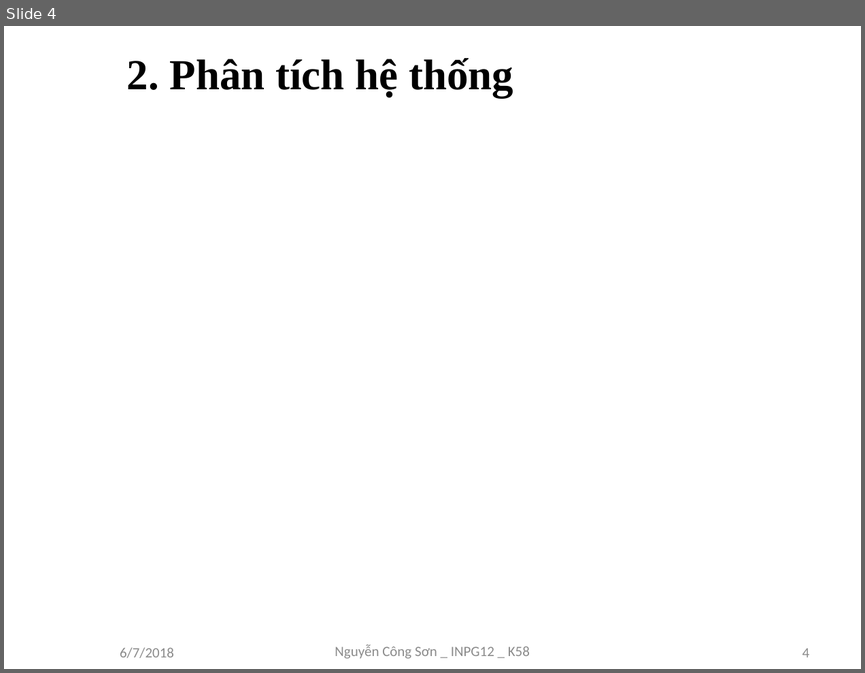
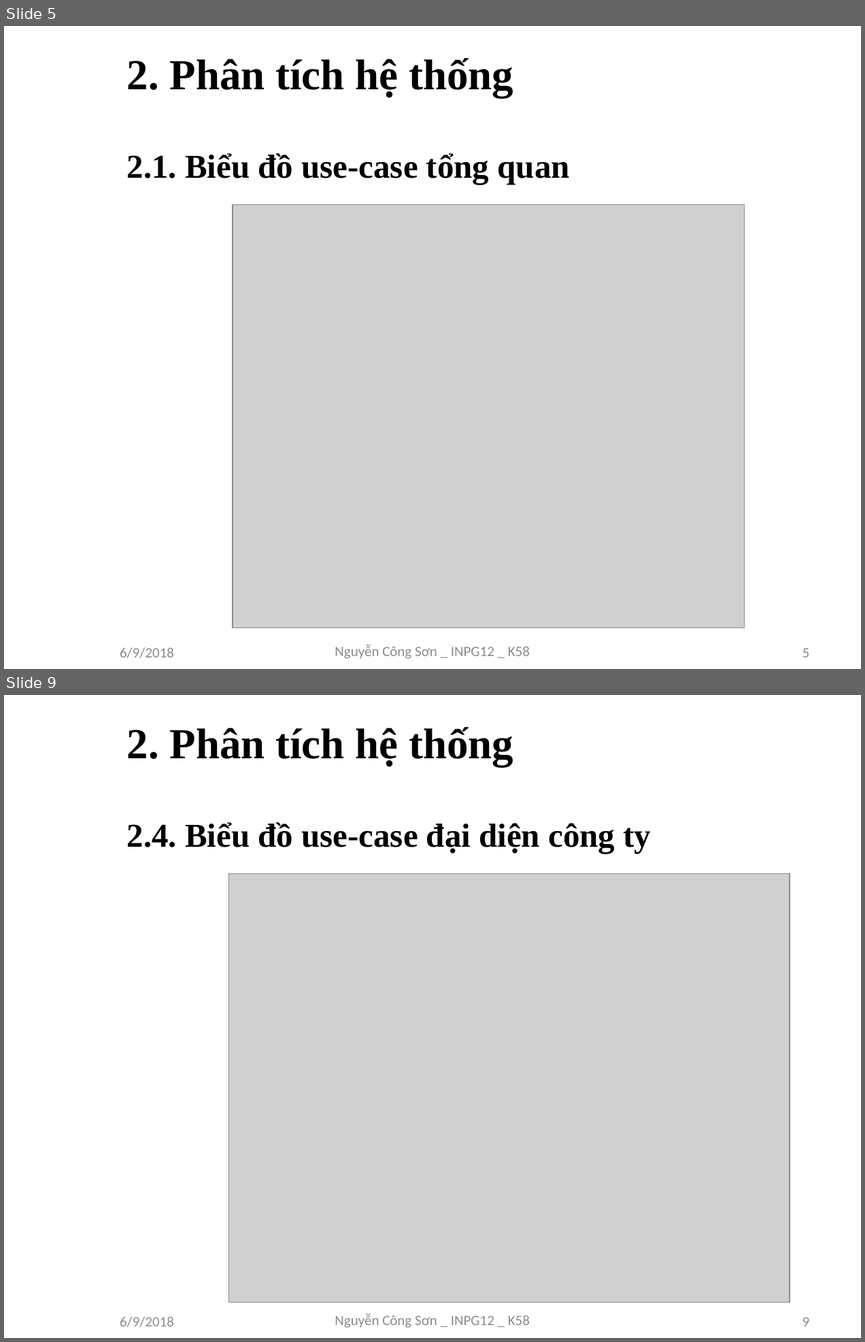
Before and after one commit to sonnc/QT5315, a slide deck: SLIDE ĐỒ ÁN TỐT NGHIỆP.pptx. Shown one above the other, each under a label of ours: slide 4 before the commit, slides 5 and 9 after it; the slides between them are not shown. The pictures are 865x673 and 865x1342 pixels, drawn with LibreOffice and Linux fonts; fonts in the diff are those of the drawing; grey boxes stand for pictures; background and template pictures are left out. Boxes give left, top, right and bottom in pixels: in the first picture for what was removed or moved away, otherwise in the second. Text is boxed around its words. In the diff, an @@ line names an element or a change of style, - is before the commit and + after.

```diff
--- a/SLIDE ĐỒ ÁN TỐT NGHIỆP.pptx
+++ b/SLIDE ĐỒ ÁN TỐT NGHIỆP.pptx
@@ slide 9 added at bbox=[4, 695, 861, 1338], background picture (left out) @@
@@ title added at bbox=[127, 727, 513, 766], 36 pt, text #000000, bold @@
+2. Phân tích hệ thống
@@ text added at bbox=[127, 822, 651, 853], 28 pt, text #000000, bold @@
+2.4. Biểu đồ use-case đại diện công ty
@@ picture added at bbox=[228, 873, 789, 1302] @@
@@ text added at bbox=[120, 1316, 174, 1327], 12 pt, text #8C8C8C @@
+6/9/2018
@@ text added at bbox=[334, 1313, 530, 1327], 12 pt, text #8C8C8C @@
+Nguyễn Công Sơn _ INPG12 _ K58
@@ page number added at bbox=[802, 1317, 810, 1326], 12 pt, text #8C8C8C @@
+9
@@ what was slide 4 is now slide 5 @@
@@ slide 5 changed as well @@
@@ text added at bbox=[127, 153, 570, 184], 28 pt, text #000000, bold @@
+2.1. Biểu đồ use-case tổng quan
@@ picture added at bbox=[232, 204, 745, 628] @@
@@ text at bbox=[120, 647, 174, 658]: text changed @@
-6/7/2018
+6/9/2018
@@ page number at bbox=[802, 648, 810, 657]: text changed @@
-4
+5
```
Also in this commit, not shown: 12 other slides changed, 8 other slides added, 10 other files.
